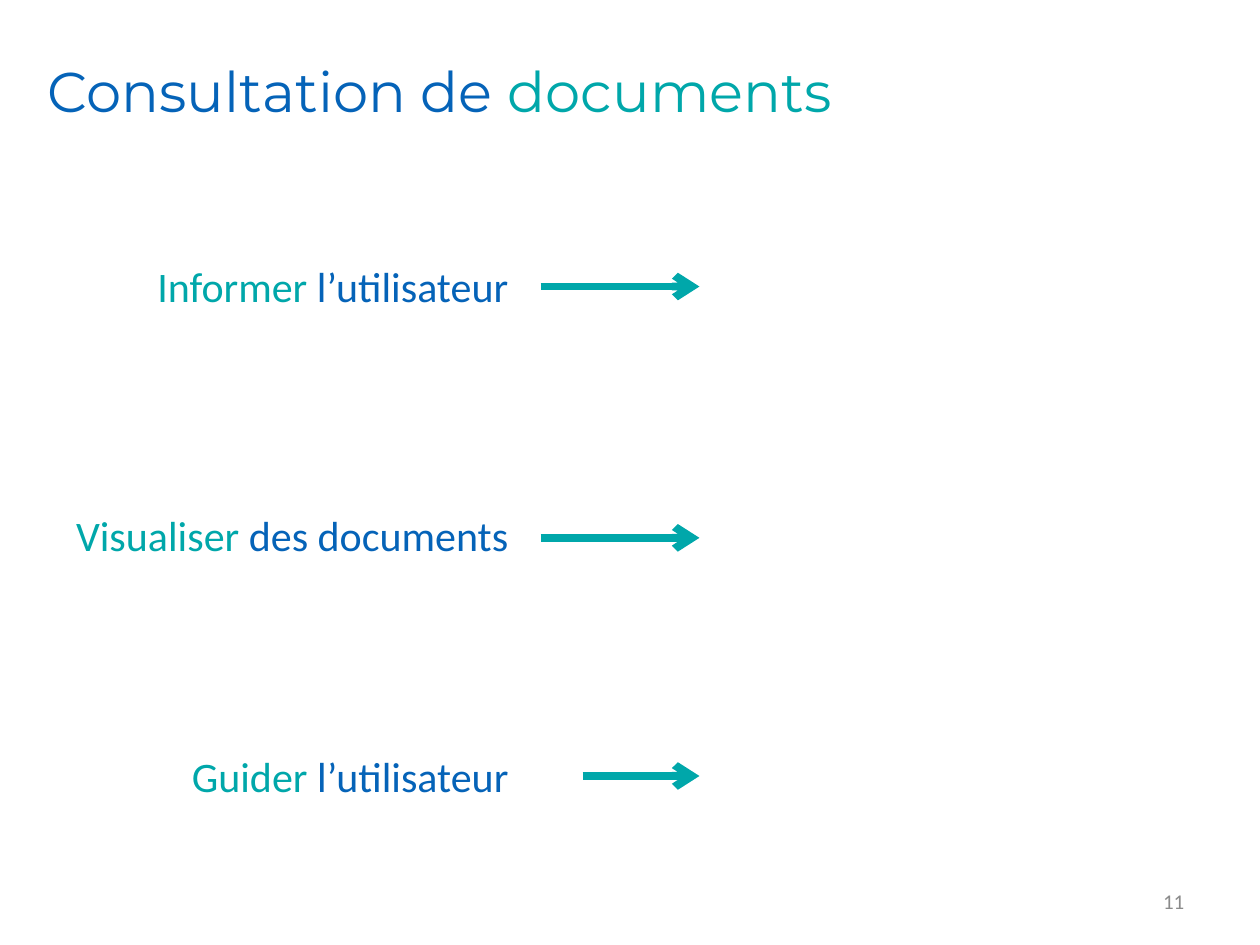
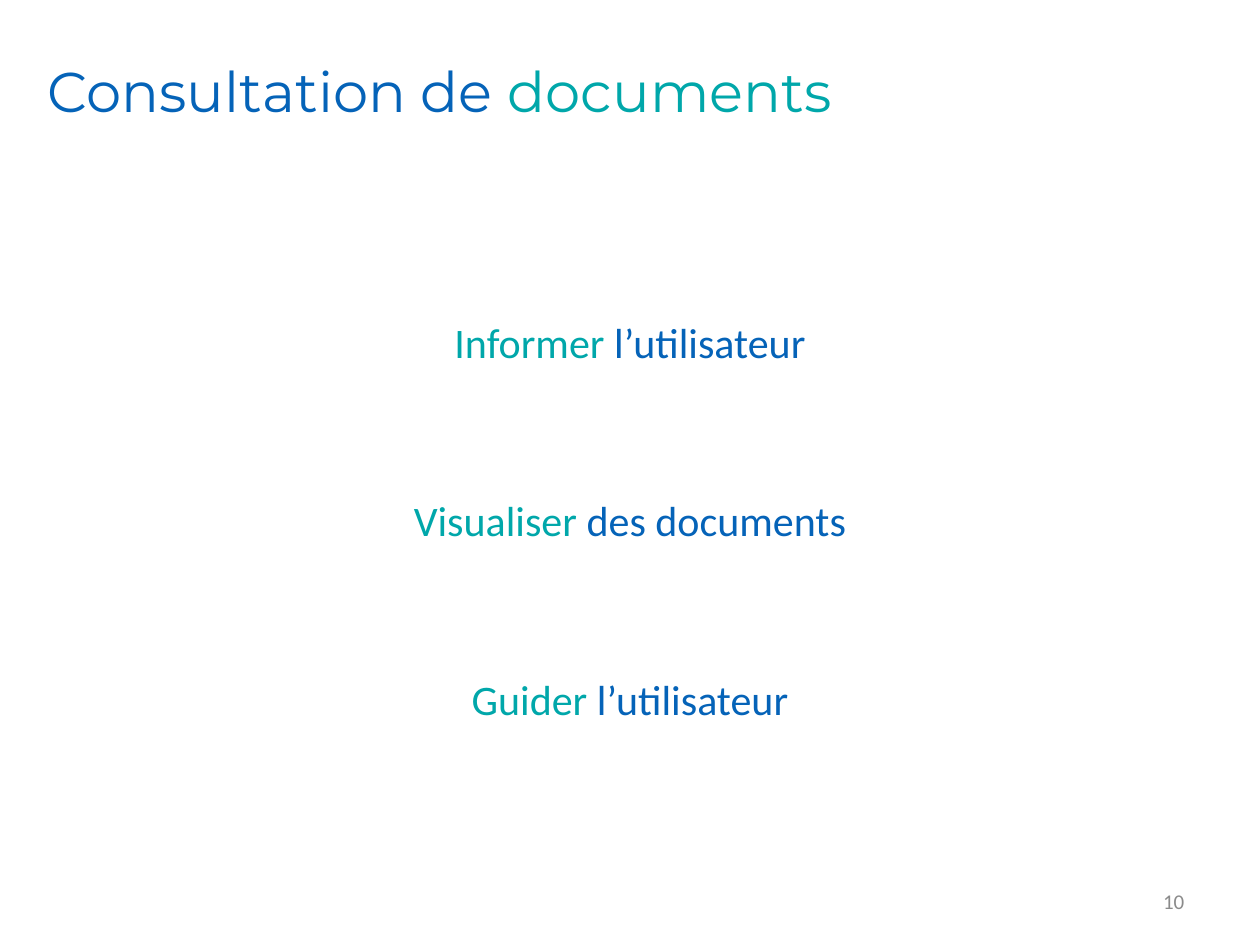
Before and after one commit to Romcol/Gutemberg-rapports, a slide deck: slide 10 of defense/1_project/powerpoint.pptx (slide 11 before the commit). Drawn at 1260x945 pixels with LibreOffice and Linux fonts; fonts in the diff are those of the drawing; background and template pictures are left out. Boxes give left, top, right and bottom in pixels: in the first picture for what was removed or moved away, otherwise in the second. Text is boxed around its words. In the diff, an @@ line names an element or a change of style, - is before the commit and + after.

```diff
--- a/defense/1_project/powerpoint.pptx
+++ b/defense/1_project/powerpoint.pptx
@@ arrow removed from (541, 286) to (699, 286) @@
@@ text "Informer l’utilisateur" moved from (x1=157, y1=272, x2=508, y2=303) to (x1=454, y1=328, x2=805, y2=359) @@
@@ text "Visualiser des documents" moved from (x1=76, y1=521, x2=508, y2=552) to (x1=414, y1=506, x2=845, y2=537) @@
@@ arrow removed from (541, 538) to (699, 538) @@
@@ alignment right to centre in 3 elements at (x1=414, y1=506, x2=845, y2=537), (x1=454, y1=328, x2=805, y2=359), (x1=472, y1=685, x2=788, y2=716) @@
@@ text "Guider l’utilisateur" moved from (x1=192, y1=762, x2=508, y2=793) to (x1=472, y1=685, x2=788, y2=716) @@
@@ arrow removed from (582, 776) to (699, 776) @@
@@ page number at (x1=1163, y1=895, x2=1184, y2=909): text changed @@
-11
+10
```
Also in this commit, not shown: 7 other slides changed, 1 slide added, 2 slides removed.
